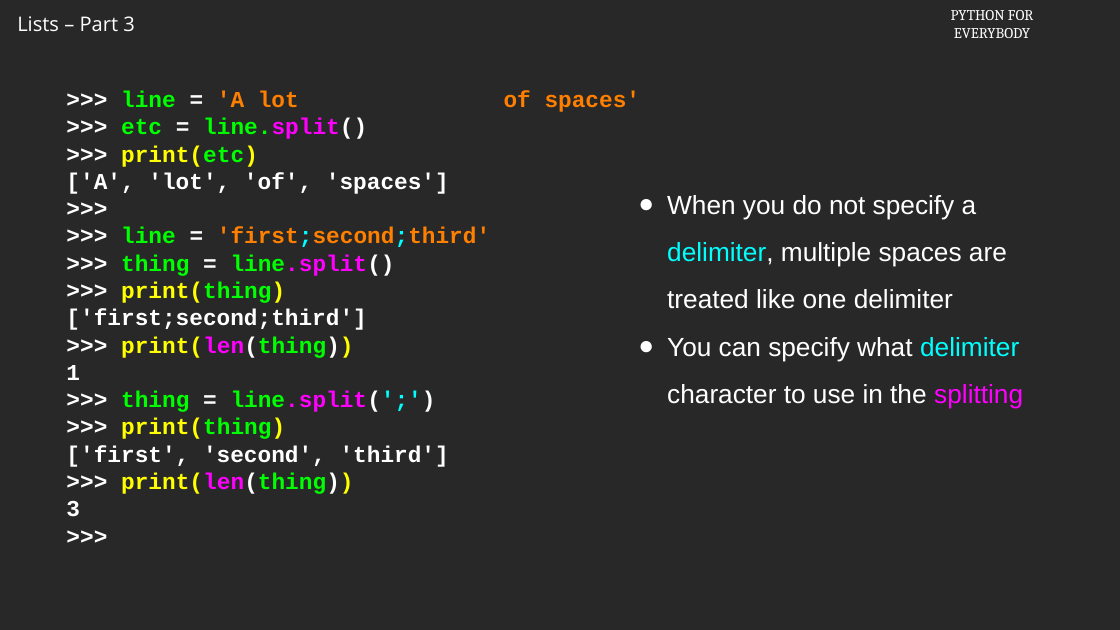
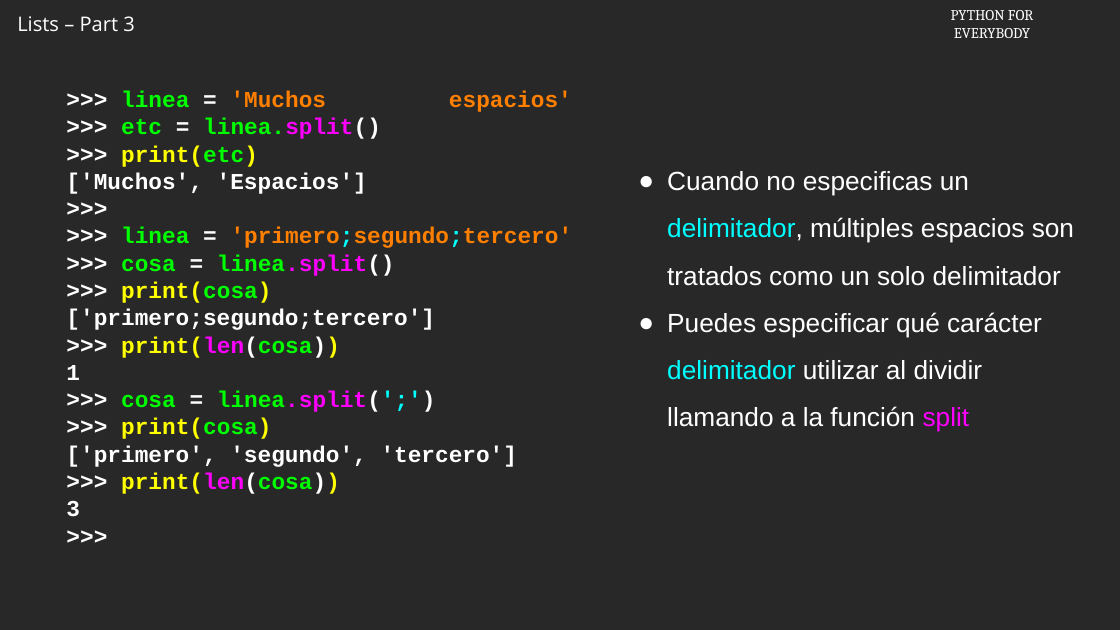
Before and after one commit to csev/py4e, a slide deck: slide 2 of ai/8.3.pptx. Drawn at 1120x630 pixels with LibreOffice and Linux fonts; fonts in the diff are those of the drawing; background and template pictures are left out. Boxes give left, top, right and bottom in pixels: in the first picture for what was removed or moved away, otherwise in the second. Text is boxed around its words. In the diff, an @@ line names an element or a change of style, - is before the commit and + after.

```diff
--- a/ai/8.3.pptx
+++ b/ai/8.3.pptx
@@ text at (x1=121, y1=91, x2=572, y2=139): text changed @@
->>> line = 'A lot of spaces'
->>> etc = line.split()
+>>> linea = 'Muchos espacios'
+>>> etc = linea.split()
@@ text at (x1=66, y1=172, x2=367, y2=194): text changed @@
-['A', 'lot', 'of', 'spaces']
+['Muchos', 'Espacios']
@@ text at (x1=667, y1=171, x2=1074, y2=432): text changed @@
-● When you do not specify a delimiter, multiple spaces are treated like one delimiter
-● You can specify what delimiter character to use in the splitting
+● Cuando no especificas un delimitador, múltiples espacios son tratados como un solo delimitador
+● Puedes especificar qué carácter delimitador utilizar al dividir llamando a la función split
@@ text at (x1=66, y1=227, x2=573, y2=358): text changed @@
->>> line = 'first;second;third'
->>> thing = line.split()
->>> print(thing)
-['first;second;third']
->>> print(len(thing))
+>>> linea = 'primero;segundo;tercero'
+>>> cosa = linea.split()
+>>> print(cosa)
+['primero;segundo;tercero']
+>>> print(len(cosa))
@@ text at (x1=66, y1=391, x2=518, y2=494): text changed @@
->>> thing = line.split(';')
->>> print(thing)
-['first', 'second', 'third']
->>> print(len(thing))
+>>> cosa = linea.split(';')
+>>> print(cosa)
+['primero', 'segundo', 'tercero']
+>>> print(len(cosa))
```
Also in this commit, not shown: 7 other slides changed, 1 slide added, 1 slide removed.
